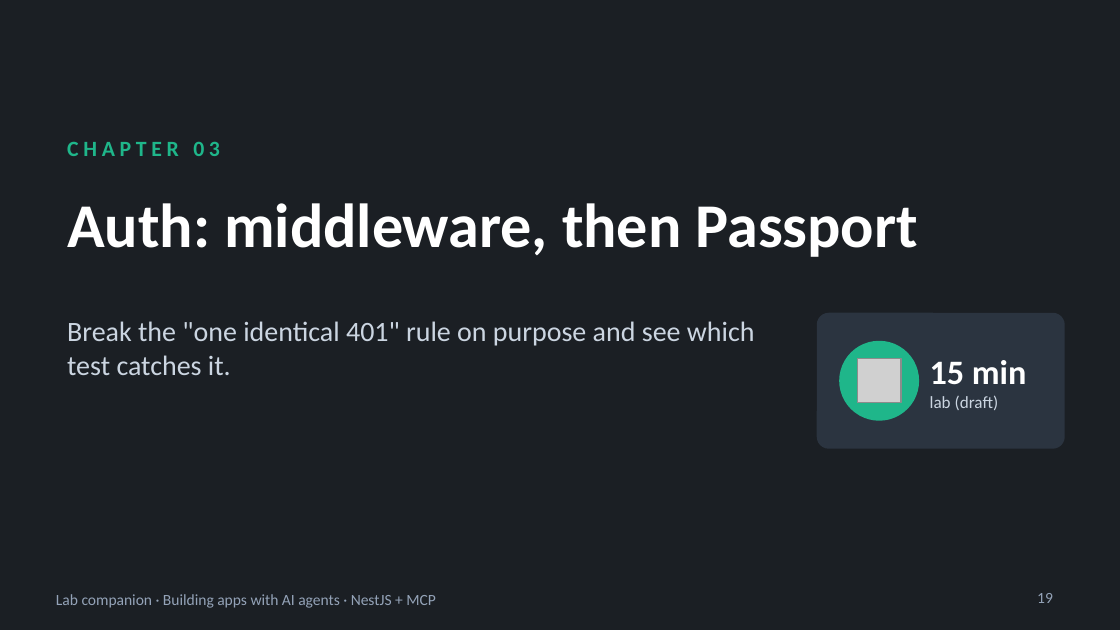
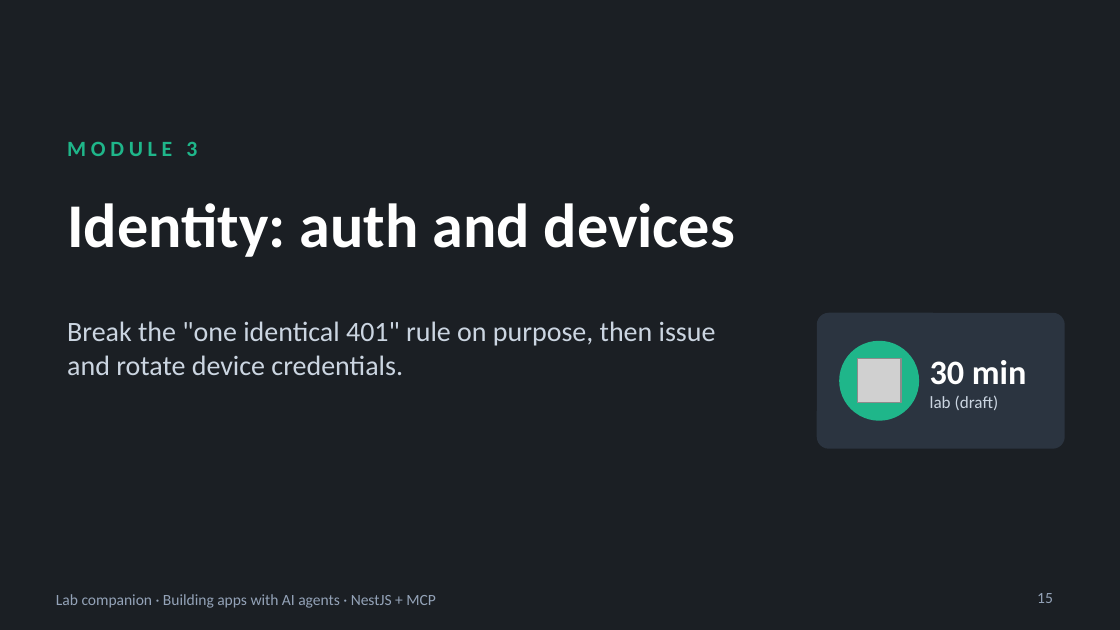
Before and after one commit to blazaga/ai-training-modules, a slide deck: slide 15 of docs/ai-agent-training/slides/lab-companion.pptx (slide 19 before the commit). Drawn at 1120x630 pixels with LibreOffice and Linux fonts; fonts in the diff are those of the drawing; grey boxes stand for pictures. Boxes give left, top, right and bottom in pixels: in the first picture for what was removed or moved away, otherwise in the second. Text is boxed around its words. In the diff, an @@ line names an element or a change of style, - is before the commit and + after.

```diff
--- a/docs/ai-agent-training/slides/lab-companion.pptx
+++ b/docs/ai-agent-training/slides/lab-companion.pptx
@@ text at [67,142,197,156]: text changed @@
-CHAPTER 03
+MODULE 3
@@ title at [67,203,735,257]: text changed @@
-Auth: middleware, then Passport
+Identity: auth and devices
@@ text at [67,321,716,375]: text changed @@
-Break the "one identical 401" rule on purpose and see which test catches it.
+Break the "one identical 401" rule on purpose, then issue and rotate device credentials.
@@ text at [930,360,1027,385]: text changed @@
-15 min
+30 min
@@ page number at [1037,593,1053,603]: text changed @@
-19
+15
```
Also in this commit, not shown: 28 other slides changed, 16 slides removed, 18 other files.
